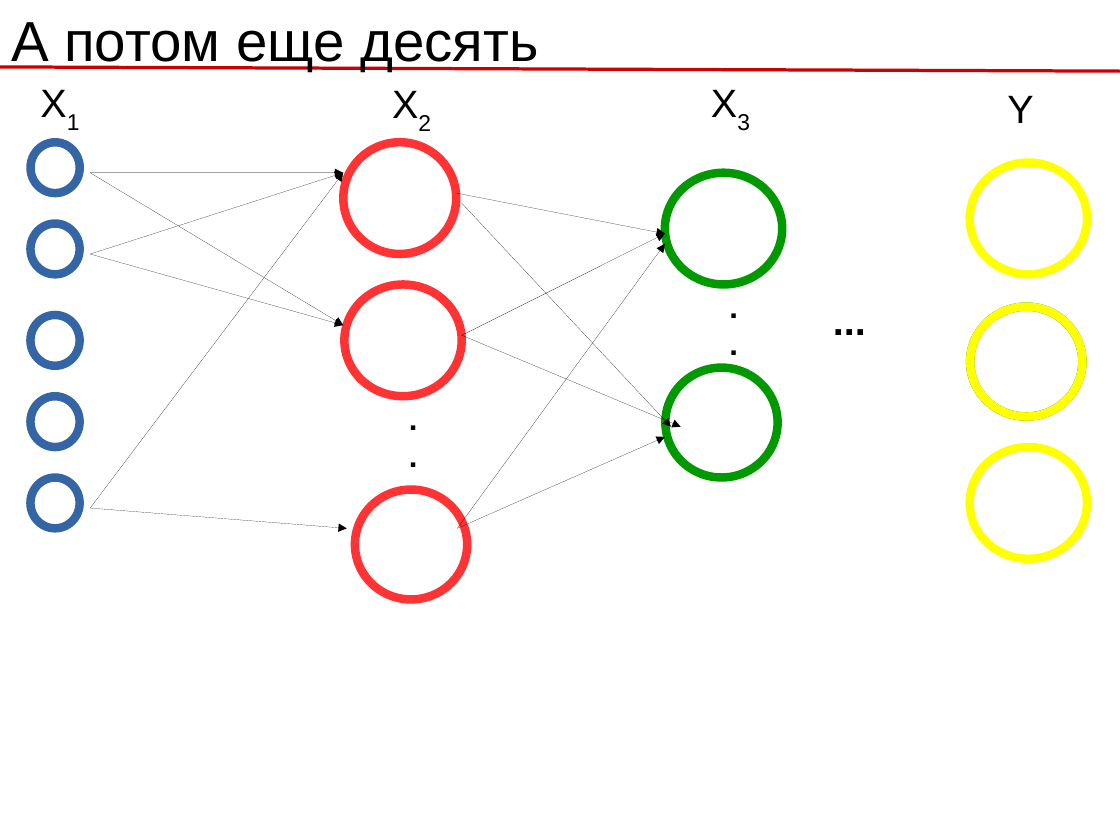
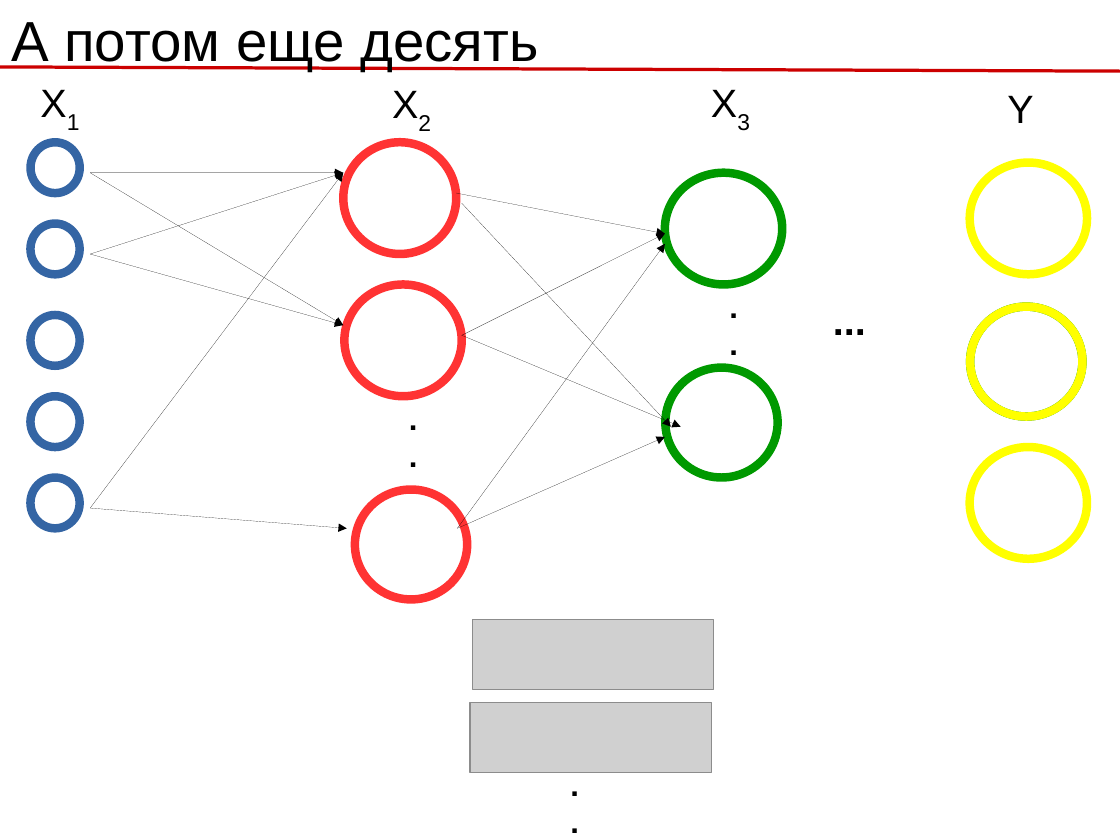
Before and after one commit to rykachevskiy/239, a slide deck: slide 4 of 6.Intro_to_NN/NN.odp. Drawn at 1120x840 pixels with LibreOffice and Linux fonts; fonts in the diff are those of the drawing; grey boxes stand for pictures. Boxes give left, top, right and bottom in pixels: in the first picture for what was removed or moved away, otherwise in the second. Text is boxed around its words. In the diff, an @@ line names an element or a change of style, - is before the commit and + after.

```diff
--- a/6.Intro_to_NN/NN.odp
+++ b/6.Intro_to_NN/NN.odp
@@ picture added at [473, 620, 713, 689] @@
@@ picture added at [471, 703, 712, 772] @@
@@ text added at [561, 761, 600, 840], 22 pt, text #000000, bold @@
+.
+.
```
Also in this commit, not shown: 12 slides added, 1 slide removed, 9 other files.
